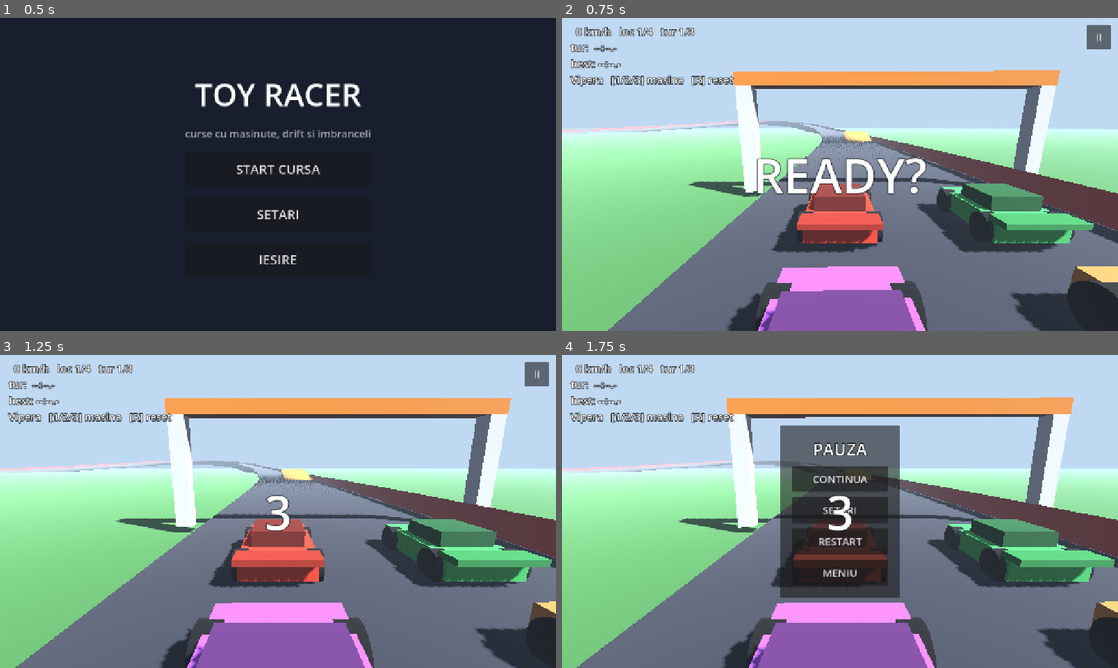
Above: before the commit, frames 1-4 (two rows, left to right).
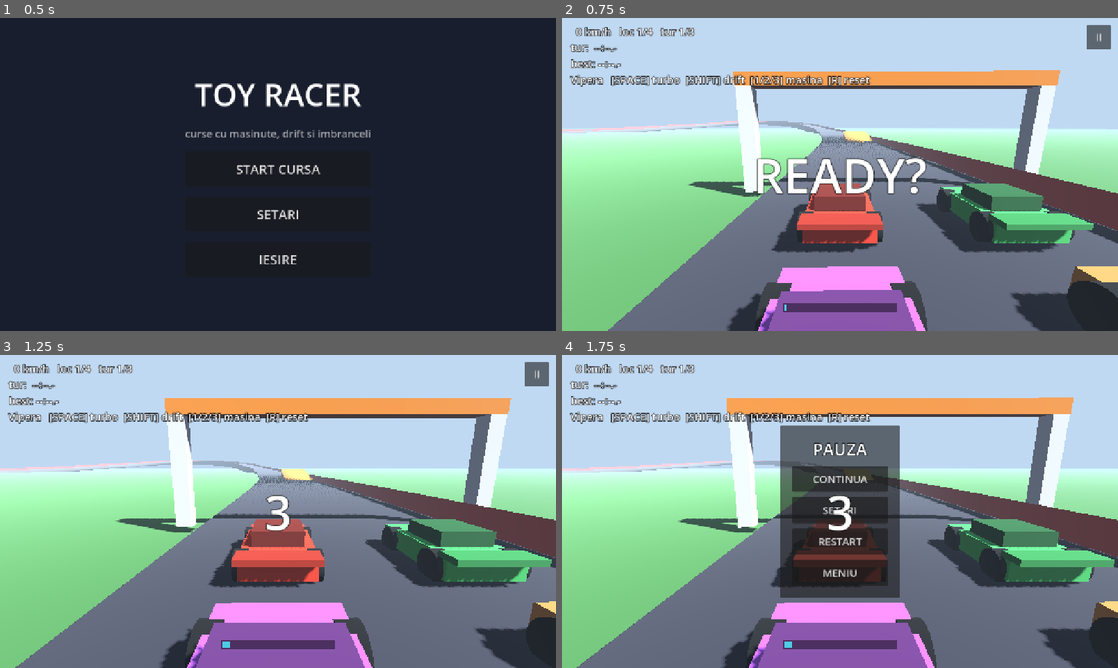
Above: after the commit, the same moments.

Repository: ArionAB/racing
Game: Godot game, scene res://scenes/main_menu/MainMenu.tscn
Two runs of this game, one before a commit and one after it. Both use one fixed random seed, a clock stepped at 60 frames per second and the inputs below.
Inputs:
- Up to frame 1 (0.5 s): no input
- Up to frame 2 (0.75 s): click "START CURSA" at 0.5 s
- Up to frame 3 (1.25 s): no input
- Up to frame 4 (1.75 s): click "II" at 1.25 s

Frame 1 is identical in both runs. In frame 2, 1.6% of the frame differs, in the area x 9-61%, y 18-94%; in frame 3, 1.6%; in frame 4, 1.6%.

Commit message:
feat: turbo model Ignition in locul drift-boost-ului CTR + fix drag
Feedback de playtest: boost-ul legat de viraje (CTR) nu e feeling-ul
dorit — Ignition avea o bara care se incarca si turbo la cerere.
Acum: bara de turbo mereu vizibila, se umple din mers (2.5x mai
repede in drift — driftul ramane rasplatit), SPACE o arde cand vrea
jucatorul; drift-ul trece pe SHIFT ca handbrake pur, fara niveluri
si backfire. Touch: buton TURBO (dreapta) + DRIFT (stanga). Rocket
start pe turbo. AI arde turbo pe drepte cand bara e peste 60%.

Fix de echilibru gasit de sonda: drag 0.5 dadea viteza terminala
accel/drag = 30 m/s, sub plafonul de 37 — plafoanele si boost-ul
erau moarte. Drag 0.35 + acceleratie suplimentara cat arde turbo.

Co-Authored-By: Claude Fable 5 <noreply@anthropic.com>

Diff:
--- a/project.godot
+++ b/project.godot
@@ -55,6 +55,11 @@
 }
 drift={
 "deadzone": 0.2,
+"events": [Object(InputEventKey,"resource_local_to_scene":false,"resource_name":"","device":-1,"window_id":0,"alt_pressed":false,"shift_pressed":false,"ctrl_pressed":false,"meta_pressed":false,"pressed":false,"keycode":0,"physical_keycode":4194325,"key_label":0,"unicode":0,"location":0,"echo":false,"script":null)
+]
+}
+turbo={
+"deadzone": 0.2,
 "events": [Object(InputEventKey,"resource_local_to_scene":false,"resource_name":"","device":-1,"window_id":0,"alt_press …(190 unchanged characters)…
 ]
 }
--- a/scenes/cars/ai_controller.gd
+++ b/scenes/cars/ai_controller.gd
@@ -14,6 +14,7 @@
 var _steer: float = 0.0
 var _throttle: float = 1.0
 var _drift: bool = false
+var _turbo: bool = false
 var _stuck_time: float = 0.0
 var _reverse_time: float = 0.0
 
@@ -59,16 +60,20 @@
 	if absf(a_far) > 0.9 and speed > car.max_speed * 0.5:
 		_throttle = 0.2
 
-	# Drift CTR: intra pe viraje sustinute, elibereaza cand virajul s-a
-	# terminat SAU cand se apropie de backfire (banca nivelul atins).
+	# Drift (handbrake) pe viraje sustinute — si umple bara de turbo.
 	if not _drift:
 		if absf(a_far) > 0.55 and speed > car.drift_min_speed * 1.2:
 			_drift = true
-	else:
-		var turn_done := absf(a_far) < 0.18
-		var near_backfire := car.drift_charge > car.drift_level_times[1] + 0.4
-		if turn_done or near_backfire or speed < car.drift_min_speed * 0.7:
-			_drift = false
+	elif absf(a_far) < 0.18 or speed < car.drift_min_speed * 0.7:
+		_drift = false
+
+	# Turbo pe portiuni drepte, cand bara e destul de plina; il tine pana
+	# goleste bara sau vine un viraj.
+	if not _turbo:
+		if car.turbo_charge > 0.6 and absf(a_far) < 0.25:
+			_turbo = true
+	elif car.turbo_charge < 0.05 or absf(a_far) > 0.6:
+		_turbo = false
 
 func get_steer() -> float:
 	return _steer
@@ -78,3 +83,6 @@
 
 func is_drift_pressed() -> bool:
 	return _drift
+
+func is_turbo_pressed() -> bool:
+	return _turbo
--- a/scenes/cars/car.gd
+++ b/scenes/cars/car.gd
@@ -7,22 +7,14 @@
 ## masinii; grip-ul amortizeaza lateralul, drift-ul il lasa sa alunece.
 ## Gravitatia si pantele raman in grija lui move_and_slide().
 ##
-## Drift model CTR (portat din racing 2D): cat timp tii drift-ul se incarca
-## un boost in 3 niveluri; il banchezi cand dai drumul — cu cat mai tarziu,
-## cu atat mai puternic. Prea tarziu = backfire (pierzi tot). Boost-urile se
-## pot inlantui (chaining).
-
-signal boost_started(car: Car, level: int)
-signal backfired(car: Car)
+## Turbo model Ignition: o bara care se incarca in timp (mai repede in
+## drift) si pe care o arzi CAND VREI TU tinand butonul de turbo — skill de
+## decizie (pe ce dreapta, inaintea carei sarituri), nu de timing la viraj.
+## Drift-ul e handbrake pur: unealta de viraj care hraneste bara mai repede.
+
+signal boost_started(car: Car)
 signal wall_hit(car: Car, impact: float)
 signal landed(car: Car, fall_speed: float)
-
-const DRIFT_COLORS: Array[Color] = [
-	Color(0.6, 0.6, 0.6),   # nivel 0: gri
-	Color(0.3, 0.7, 1.0),   # nivel 1: albastru
-	Color(1.0, 0.6, 0.15),  # nivel 2: portocaliu
-	Color(0.8, 0.3, 1.0),   # nivel 3: violet
-]
 
 # --- Statistici (suprascrise de CarData la apply_data) ---
 @export_group("Motor")
@@ -30,22 +22,32 @@
 @export var acceleration: float = 16.0
 @export var brake_force: float = 30.0
 @export var reverse_speed: float = 10.0
-@export var drag: float = 0.5
+## Atentie la echilibru: viteza maxima reala = min(max_speed, acceleration/drag).
+## Drag-ul trebuie tinut destul de mic incat plafonul max_speed sa conduca.
+@export var drag: float = 0.35
 
 @export_group("Directie")
 @export var steer_speed: float = 1.9
 @export var grip: float = 8.0
 
-@export_group("Drift & Boost (model CTR)")
+@export_group("Drift (handbrake)")
 @export var drift_grip: float = 2.0
 @export var drift_steer_bonus: float = 1.5
 @export var drift_bias: float = 0.4
 @export var drift_min_speed: float = 9.0
-@export var drift_level_times: Array[float] = [0.7, 1.5, 2.4]
-@export var backfire_time: float = 3.3
-@export var boost_durations: Array[float] = [0.55, 0.95, 1.5]
-@export var boost_speed_bonus: float = 10.0 # m/s peste plafon la nivel 3
-@export var boost_max_bank: float = 3.0
+
+@export_group("Turbo (model Ignition)")
+## Secunde pana la umplerea barii doar din mers.
+@export var turbo_fill_time: float = 10.0
+## In drift bara se umple de atatea ori mai repede — driftul ramane rasplatit.
+@export var turbo_drift_multiplier: float = 2.5
+## Secunde de ardere continua de la bara plina.
+@export var turbo_burn_time: float = 2.2
+## Sub pragul asta nu poti porni turbo (previne "sputter"-ul din taste scurte).
+@export var turbo_min_to_fire: float = 0.15
+@export var turbo_speed_bonus: float = 11.0 # m/s peste plafon cat arde
+## Impins suplimentar cat arde turbo — fara el, drag-ul ar anula boost-ul.
+@export var turbo_accel_bonus: float = 10.0
 
 @export_group("Diverse")
 @export var gravity: float = 28.0
@@ -66,12 +68,12 @@
 var road_index: int = 0
 var start_transform: Transform3D
 
-# --- Drift/boost ---
+# --- Drift/turbo ---
 var is_drifting: bool = false
 var drift_dir: float = 0.0
-var drift_charge: float = 0.0
-var boost_time: float = 0.0
-var boost_level: int = 0
+var turbo_charge: float = 0.0 # 0..1, bara din UI
+var is_boosting: bool = false
+var _forced_boost: float = 0.0 # rocket start: ardere gratuita, nu goleste bara
 
 ## Nodul (din Race) sub care se depun urmele de cauciuc.
 var skid_parent: Node3D
@@ -80,7 +82,7 @@
 var _drift_particles: CPUParticles3D
 var _boost_particles: CPUParticles3D
 var _engine_audio: AudioStreamPlayer3D
-var _last_drift_level: int = 0
+var _turbo_full_latch: bool = false
 var _was_on_floor: bool = true
 var _prev_velocity: Vector3 = Vector3.ZERO
 var _wall_cooldown: float = 0.0
@@ -120,20 +122,19 @@
 	_build_visual()
 
 func _physics_process(delta: float) -> void:
-	boost_time = maxf(boost_time - delta, 0.0)
-	if boost_time <= 0.0:
-		boost_level = 0
 	if track != null:
 		road_index = track.closest_index(road_index, global_position)
 
 	var steer := 0.0
 	var throttle := 0.0
 	var drift_pressed := false
+	var turbo_pressed := false
 	if controller != null and race_active and not finished:
 		controller.update(delta)
 		steer = clampf(controller.get_steer(), -1.0, 1.0)
 		throttle = clampf(controller.get_throttle(), -1.0, 1.0)
 		drift_pressed = controller.is_drift_pressed()
+		turbo_pressed = controller.is_turbo_pressed()
 
 	velocity.y -= gravity * delta
 
@@ -142,12 +143,16 @@
 	var hvel := Vector3(velocity.x, 0.0, velocity.z)
 	var fwd_speed := hvel.dot(fwd_h)
 
-	_update_drift(drift_pressed, steer, fwd_speed, delta)
+	_update_drift(drift_pressed, steer, fwd_speed)
+	_update_turbo(turbo_pressed, delta)
 
 	# --- Motor / frana ---
 	var vmax := _current_max_speed()
 	if throttle > 0.0 and fwd_speed < vmax:
-		hvel += fwd_h * acceleration * throttle * delta
+		var accel := acceleration
+		if is_boosting:
+			accel += turbo_accel_bonus
+		hvel += fwd_h * accel * throttle * delta
 	elif throttle < 0.0:
 		if fwd_speed > 2.0:
 			hvel += fwd_h * brake_force * throttle * delta
@@ -185,69 +190,64 @@
 	_wall_cooldown = maxf(_wall_cooldown - delta, 0.0)
 	_bump_cooldown = maxf(_bump_cooldown - delta, 0.0)
 
-## Plafonul de viteza al momentului: taiat de iarba, ridicat de boost.
-## Boost-ul se aplica SI pe iarba — scurtatura cu boost e o alegere valida.
+## Plafonul de viteza al momentului: taiat de iarba, ridicat de turbo.
+## Turbo-ul merge SI pe iarba — scurtatura cu turbo e o alegere valida.
 func _current_max_speed() -> float:
 	var vmax := max_speed * speed_scale
 	if track != null and not track.is_on_road(road_index, global_position):
 		vmax *= offroad_speed_factor
-	if boost_time > 0.0:
-		vmax += boost_speed_bonus * (0.5 + 0.5 * float(boost_level) / 3.0)
+	if is_boosting:
+		vmax += turbo_speed_bonus
 	return vmax
 
 # ------------------------------------------------------------------- drift
 
-func _update_drift(drift_pressed: bool, steer: float, fwd_speed: float, delta: float) -> void:
+## Handbrake pur: alunecare controlata pentru viraje, fara boost la iesire.
+func _update_drift(drift_pressed: bool, steer: float, fwd_speed: float) -> void:
 	if not is_drifting:
 		if drift_pressed and fwd_speed > drift_min_speed and absf(steer) > 0.25:
 			is_drifting = true
 			drift_dir = signf(steer)
-			drift_charge = 0.0
 			if is_player:
 				AudioManager.play_sfx(&"drift_start")
-		return
-	drift_charge += delta
-	var too_slow := fwd_speed < drift_min_speed * 0.55
-	if drift_charge >= backfire_time:
-		_backfire()
-	elif not drift_pressed or too_slow:
-		_release_drift(not too_slow)
-
-func drift_level() -> int:
-	var level := 0
-	for t in drift_level_times:
-		if drift_charge >= t:
-			level += 1
-	return level
-
-func _release_drift(give_boost: bool) -> void:
-	is_drifting = false
-	var level := drift_level()
-	drift_charge = 0.0
-	if give_boost and level > 0:
-		apply_boost(boost_durations[level - 1], level)
-
-func _backfire() -> void:
-	is_drifting = false
-	drift_charge = 0.0
-	boost_time = 0.0
-	boost_level = 0
-	velocity *= 0.6
-	_punch_scale(Vector3(0.85, 1.2, 0.85))
-	backfired.emit(self)
-	if is_player:
-		AudioManager.play_sfx(&"backfire")
-
-## Chaining: boost-urile succesive se aduna (pana la boost_max_bank).
-func apply_boost(duration: float, level: int) -> void:
-	boost_time = minf(boost_time + duration, boost_max_bank)
-	boost_level = maxi(boost_level, level)
+	elif not drift_pressed or fwd_speed < drift_min_speed * 0.55:
+		is_drifting = false
+
+# ------------------------------------------------------------------- turbo
+
+func _update_turbo(turbo_pressed: bool, delta: float) -> void:
+	_forced_boost = maxf(_forced_boost - delta, 0.0)
+	# Poti PORNI turbo doar cu bara peste prag; odata pornit, arzi pana la 0.
+	var can_fire := turbo_charge > (0.02 if is_boosting else turbo_min_to_fire)
+	if turbo_pressed and can_fire:
+		if not is_boosting:
+			_start_boost()
+		turbo_charge = maxf(turbo_charge - delta / turbo_burn_time, 0.0)
+		is_boosting = true
+	else:
+		is_boosting = _forced_boost > 0.0
+		# Bara se umple din mers; drift-ul o hraneste mult mai repede.
+		var fill := delta / turbo_fill_time
+		if is_drifting:
+			fill *= turbo_drift_multiplier
+		turbo_charge = minf(turbo_charge + fill, 1.0)
+
+func _start_boost() -> void:
 	var forward := -global_transform.basis.z
-	velocity += Vector3(forward.x, 0.0, forward.z).normalized() * 3.5 * float(level)
+	velocity += Vector3(forward.x, 0.0, forward.z).normalized() * 4.0
 	_punch_scale(Vector3(0.85, 0.9, 1.2))
-	boost_started.emit(self, level)
+	boost_started.emit(self)
 	if is_player:
 		AudioManager.play_sfx(&"boost")
+
+func grant_turbo(amount: float) -> void:
+	turbo_charge = clampf(turbo_charge + amount, 0.0, 1.0)
+
+## Ardere gratuita (rocket start): boost fara sa goleasca bara.
+func force_boost(seconds: float) -> void:
+	_forced_boost = seconds
+	is_boosting = true
+	_start_boost()
 
 # ------------------------------------------------------------- imbranceli
 
@@ -287,7 +287,8 @@
 	global_transform = start_transform
 	velocity = Vector3.ZERO
 	is_drifting = false
-	drift_charge = 0.0
+	is_boosting = false
+	_forced_boost = 0.0
 	if track != null:
 		road_index = track.closest_index_global(global_position)
 
@@ -305,22 +306,21 @@
 
 func _update_effects(delta: float) -> void:
 	if is_drifting:
-		var lvl := drift_level()
 		_drift_particles.emitting = true
-		_drift_particles.color = DRIFT_COLORS[lvl]
-		# Ding la fiecare nivel atins — timing-ul CTR se face dupa ureche.
-		if lvl > _last_drift_level and is_player:
-			AudioManager.play_sfx(&"drift_level", 1.0 + 0.2 * float(lvl - 1))
-		_last_drift_level = lvl
 		_drop_skid_marks(delta)
 	else:
 		_drift_particles.emitting = false
-		_last_drift_level = 0
-	_boost_particles.emitting = boost_time > 0.0
-	# Pitch de motor variabil: turatia urca cu viteza + salt la boost.
+	# Ding cand bara de turbo ajunge plina — stii fara sa te uiti in jos.
+	if turbo_charge >= 1.0 and not _turbo_full_latch and is_player:
+		_turbo_full_latch = true
+		AudioManager.play_sfx(&"drift_level", 1.3)
+	elif turbo_charge < 0.95:
+		_turbo_full_latch = false
+	_boost_particles.emitting = is_boosting
+	# Pitch de motor variabil: turatia urca cu viteza + salt la turbo.
 	var speed_frac := clampf(horizontal_speed() / max_speed, 0.0, 1.2)
 	_engine_audio.pitch_scale = lerpf(0.7, 1.9, speed_frac) \
-		+ (0.25 if boost_time > 0.0 else 0.0)
+		+ (0.25 if is_boosting else 0.0)
 
 ## Urme de cauciuc: placute plate depuse sub rotile din spate in drift.
 func _drop_skid_marks(delta: float) -> void:
@@ -368,6 +368,7 @@
 	_drift_particles.gravity = Vector3(0, 1.5, 0)
 	_drift_particles.scale_amount_min = 0.6
 	_drift_particles.scale_amount_max = 1.4
+	_drift_particles.color = Color(0.78, 0.78, 0.8) # fum de cauciuc
 	var smoke := BoxMesh.new()
 	smoke.size = Vector3(0.22, 0.22, 0.22)
 	var smoke_mat := StandardMaterial3D.new()
--- a/scenes/cars/car_controller.gd
+++ b/scenes/cars/car_controller.gd
@@ -22,3 +22,6 @@
 
 func is_drift_pressed() -> bool:
 	return false
+
+func is_turbo_pressed() -> bool:
+	return false
--- a/scenes/cars/player_controller.gd
+++ b/scenes/cars/player_controller.gd
@@ -19,3 +19,6 @@
 
 func is_drift_pressed() -> bool:
 	return Input.is_action_pressed("drift") or GameState.touch_drift
+
+func is_turbo_pressed() -> bool:
+	return Input.is_action_pressed("turbo") or GameState.touch_turbo
--- a/scenes/race/chase_camera.gd
+++ b/scenes/race/chase_camera.gd
@@ -38,7 +38,7 @@
 
 	# FOV: viteza + kick suplimentar cat tine boost-ul.
 	var speed_frac := clampf(target.horizontal_speed() / target.max_speed, 0.0, 1.0)
-	var boost_kick := 6.0 if target.boost_time > 0.0 else 0.0
+	var boost_kick := 6.0 if target.is_boosting else 0.0
 	_cam.fov = lerpf(_cam.fov, base_fov + 14.0 * speed_frac + boost_kick, 3.0 * delta)
 
 	# Shake in spatiul ecranului (h/v offset pe camera, nu pe rig).
--- a/scenes/race/race.gd
+++ b/scenes/race/race.gd
@@ -55,10 +55,8 @@
 		camera.add_trauma(clampf(impact / 45.0, 0.15, 0.5)))
 	player.landed.connect(func(_c: Car, fall: float) -> void:
 		camera.add_trauma(clampf(fall / 30.0, 0.1, 0.35)))
-	player.boost_started.connect(func(_c: Car, level: int) -> void:
-		camera.add_trauma(0.08 * float(level)))
-	player.backfired.connect(func(_c: Car) -> void:
-		camera.add_trauma(0.35))
+	player.boost_started.connect(func(_c: Car) -> void:
+		camera.add_trauma(0.18))
 
 func _spawn_cars() -> void:
 	var count := GameState.ai_count + 1
@@ -103,9 +101,9 @@
 
 func _tick_countdown(delta: float) -> void:
 	_countdown_left -= delta
-	# Rocket start: masuram cat tine fiecare "creier" drift-ul apasat.
+	# Rocket start: masuram cat tine fiecare "creier" TURBO apasat.
 	for car in cars:
-		if car.controller != null and car.controller.is_drift_pressed():
+		if car.controller != null and car.controller.is_turbo_pressed():
 			_drift_hold[car] = float(_drift_hold.get(car, 0.0)) + delta
 		else:
 			_drift_hold[car] = 0.0
@@ -132,12 +130,12 @@
 		var hold := float(_drift_hold.get(car, 0.0))
 		if car == player:
 			if hold > 0.05 and hold <= 1.05:
-				car.apply_boost(1.0, 2)
+				car.force_boost(1.2)
 				hud.flash_message("ROCKET START!")
 			elif hold > 1.05:
 				hud.flash_message("Prea devreme...")
 		elif _rng.randf() < 0.45:
-			car.apply_boost(0.8, 1)
+			car.force_boost(0.8)
 
 # ------------------------------------------------------------------ cursa
 
@@ -201,14 +199,13 @@
 		lap_text = _fmt_ms(Time.get_ticks_msec() - _lap_start_ms)
 	var best_text := _fmt_ms(_best_lap_ms) if _best_lap_ms >= 0 else "--:--.-"
 	var lap_no := clampi(int(_progress[0].laps) + 1, 1, GameState.total_laps)
-	var info := "%3.0f km/h   loc %d/%d   tur %d/%d\ntur:  %s\nbest: %s\n%s   [1/2/3] masina   [R] reset" % [
+	var info := "%3.0f km/h   loc %d/%d   tur %d/%d\ntur:  %s\nbest: %s\n%s   [SPACE] turbo  [SHIFT] drift  [1/2/3] masina  [R] reset" % [
 		player.horizontal_speed() * 3.6, player.race_position, cars.size(),
 		lap_no, GameState.total_laps, lap_text, best_text, player.car_name]
 	if _finish_text != "":
 		info = _finish_text + "\n" + info
 	hud.set_info(info)
-	var charge := player.drift_charge / player.backfire_time if player.is_drifting else 0.0
-	hud.set_charge(charge, player.drift_level(), player.is_drifting)
+	hud.set_turbo(player.turbo_charge, player.is_boosting)
 
 func _fmt_ms(ms: int) -> String:
 	@warning_ignore("integer_division")
--- a/scenes/ui/hud.gd
+++ b/scenes/ui/hud.gd
@@ -67,8 +67,8 @@
 	_message.modulate.a = 0.0
 	root.add_child(_message)
 
-	# Bara de drift: se umple cat tii drift-ul; culoarea = nivelul de boost;
-	# rosu = backfire iminent. Feedback-ul care face timing-ul CTR jucabil.
+	# Bara de TURBO (model Ignition): mereu vizibila, se umple din mers
+	# (mai repede in drift); o arzi cand vrei tu cu butonul de turbo.
 	_charge_bg = ColorRect.new()
 	_charge_bg.custom_minimum_size = Vector2(260, 20)
 	_charge_bg.color = Color(0, 0, 0, 0.45)
@@ -76,7 +76,6 @@
 		Control.PRESET_CENTER_BOTTOM, Control.PRESET_MODE_MINSIZE, 44)
 	_charge_bg.grow_horizontal = Control.GROW_DIRECTION_BOTH
 	_charge_bg.grow_vertical = Control.GROW_DIRECTION_BEGIN
-	_charge_bg.visible = false
 	root.add_child(_charge_bg)
 	_charge_fill = ColorRect.new()
 	_charge_fill.position = Vector2(3, 3)
@@ -174,12 +173,11 @@
 	tw.tween_interval(1.2)
 	tw.tween_property(_message, "modulate:a", 0.0, 0.5)
 
-func set_charge(frac: float, level: int, drifting: bool) -> void:
-	_charge_bg.visible = drifting
-	if not drifting:
-		return
-	_charge_fill.size.x = 254.0 * clampf(frac, 0.0, 1.0)
-	if frac > 0.88:
-		_charge_fill.color = Color(1.0, 0.15, 0.1)
+func set_turbo(charge: float, boosting: bool) -> void:
+	_charge_fill.size.x = 254.0 * clampf(charge, 0.0, 1.0)
+	if boosting:
+		_charge_fill.color = Color(1.0, 0.55, 0.1) # arde
+	elif charge >= 1.0:
+		_charge_fill.color = Color(1.0, 0.9, 0.2)  # plina, gata de foc
 	else:
-		_charge_fill.color = Car.DRIFT_COLORS[clampi(level, 0, 3)]
+		_charge_fill.color = Color(0.3, 0.8, 0.9)  # se incarca
--- a/scenes/ui/touch_controls.gd
+++ b/scenes/ui/touch_controls.gd
@@ -1,13 +1,13 @@
 class_name TouchControls
 extends Control
 ## Controale touch (portate din racing 2D): jumatatea stanga/dreapta a
-## ecranului vireaza (auto-accelerate, fara pedala) + buton mare DRIFT.
-## Evenimente touch brute pentru multitouch corect; starea se scrie in
-## GameState, de unde o citeste PlayerController.
+## ecranului vireaza (auto-accelerate, fara pedala) + butoane mari pentru
+## TURBO (dreapta-jos) si DRIFT (stanga-jos). Evenimente touch brute pentru
+## multitouch corect; starea se scrie in GameState.
 
 const BUTTON_RADIUS: float = 78.0
 
-var _touches: Dictionary = {} # index deget -> zona ("left"/"right"/"drift")
+var _touches: Dictionary = {} # index deget -> zona ("left"/"right"/"drift"/"turbo")
 
 func _ready() -> void:
 	set_anchors_preset(Control.PRESET_FULL_RECT)
@@ -36,13 +36,16 @@
 				_refresh()
 
 func _zone_at(pos: Vector2) -> String:
-	if pos.distance_to(_drift_center()) < BUTTON_RADIUS + 14.0:
+	if pos.distance_to(_turbo_center()) < BUTTON_RADIUS + 14.0:
+		return "turbo"
+	if pos.distance_to(_drift_center()) < BUTTON_RADIUS + 6.0:
 		return "drift"
 	return "left" if pos.x < size.x * 0.5 else "right"
 
 func _refresh() -> void:
 	var steer := 0.0
 	var drift := false
+	var turbo := false
 	for zone in _touches.values():
 		match zone:
 			"left":
@@ -51,16 +54,27 @@
 				steer += 1.0
 			"drift":
 				drift = true
+			"turbo":
+				turbo = true
 	GameState.touch_steer = clampf(steer, -1.0, 1.0)
 	GameState.touch_drift = drift
+	GameState.touch_turbo = turbo
+
+func _turbo_center() -> Vector2:
+	return Vector2(size.x - 130.0, size.y - 130.0)
 
 func _drift_center() -> Vector2:
-	return Vector2(size.x - 130.0, size.y - 130.0)
+	return Vector2(130.0, size.y - 130.0)
 
 func _draw() -> void:
 	var font := ThemeDB.fallback_font
+	var turbo_active: bool = _touches.values().has("turbo")
 	var drift_active: bool = _touches.values().has("drift")
-	draw_circle(_drift_center(), BUTTON_RADIUS,
+	draw_circle(_turbo_center(), BUTTON_RADIUS,
+		Color(1.0, 0.6, 0.15, 0.35 if turbo_active else 0.16))
+	draw_string(font, _turbo_center() + Vector2(-38, 8), "TURBO",
+		HORIZONTAL_ALIGNMENT_LEFT, -1, 22, Color(1, 1, 1, 0.85))
+	draw_circle(_drift_center(), BUTTON_RADIUS * 0.9,
 		Color(1, 1, 1, 0.28 if drift_active else 0.14))
 	draw_string(font, _drift_center() + Vector2(-34, 8), "DRIFT",
 		HORIZONTAL_ALIGNMENT_LEFT, -1, 22, Color(1, 1, 1, 0.8))
--- a/scripts/autoload/game_state.gd
+++ b/scripts/autoload/game_state.gd
@@ -19,6 +19,7 @@
 # Puntea touch. Conventia ecranului: -1 = stanga, +1 = dreapta.
 var touch_steer: float = 0.0
 var touch_drift: bool = false
+var touch_turbo: bool = false
 
 func _ready() -> void:
 	load_settings()
@@ -34,6 +35,7 @@
 func reset_touch() -> void:
 	touch_steer = 0.0
 	touch_drift = false
+	touch_turbo = false
 
 func load_settings() -> void:
 	var cfg := ConfigFile.new()
Not shown, changed: CLAUDE.md
